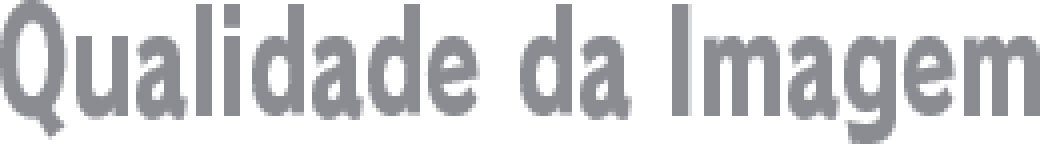
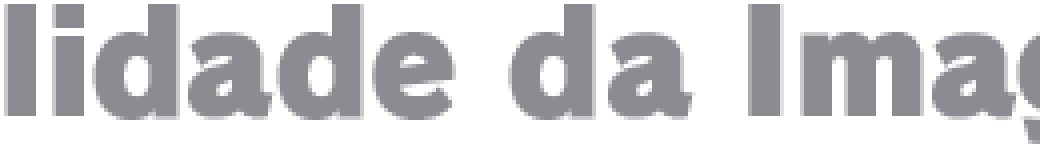
Revision of a layered 1040 × 152 image; what changed, layer by layer:
hid "Qualidade da Imagem" (1st of 3) over [0, 0, 1040, 144]
added layer "Qualidade da Imagem" (3rd of 3) above "Image Quality" over [4, 4, 1040, 144]
